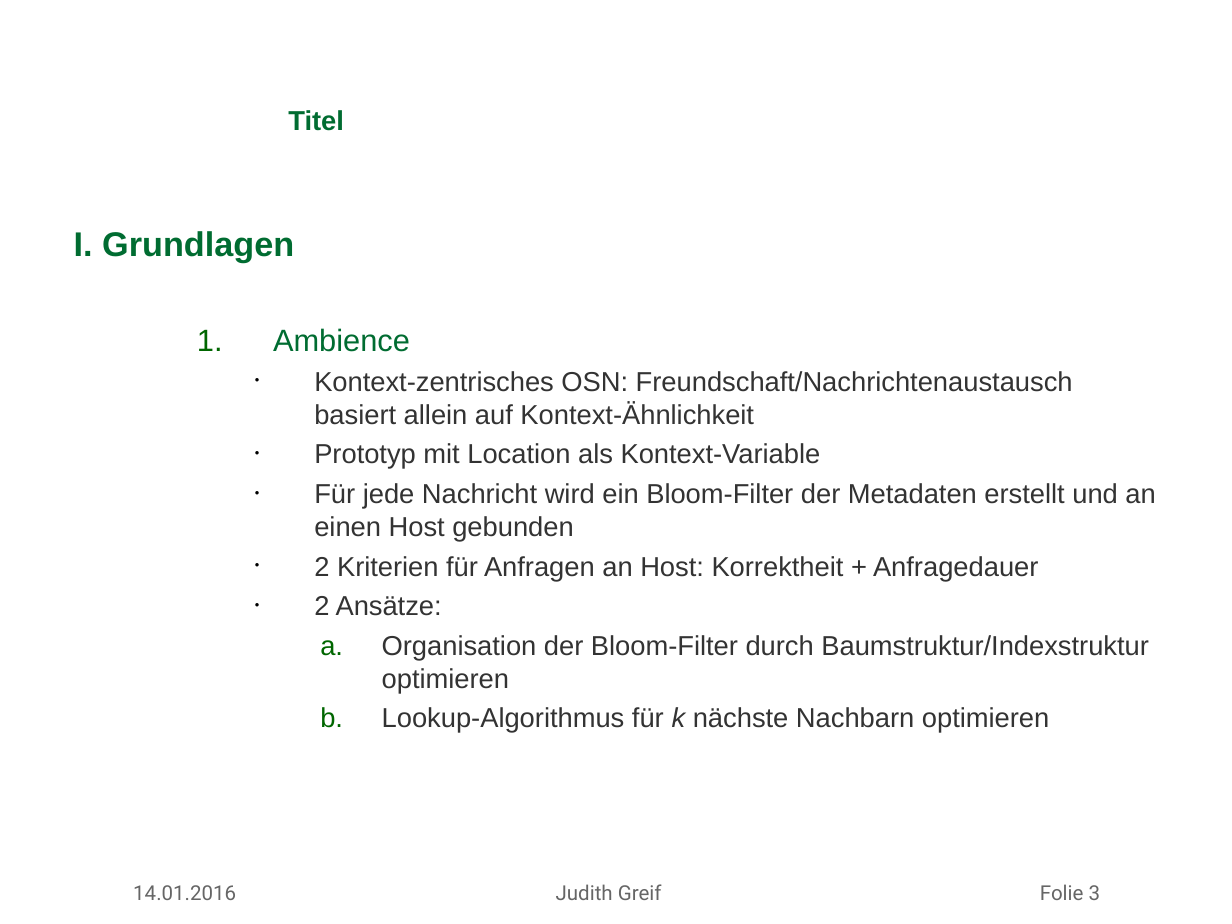
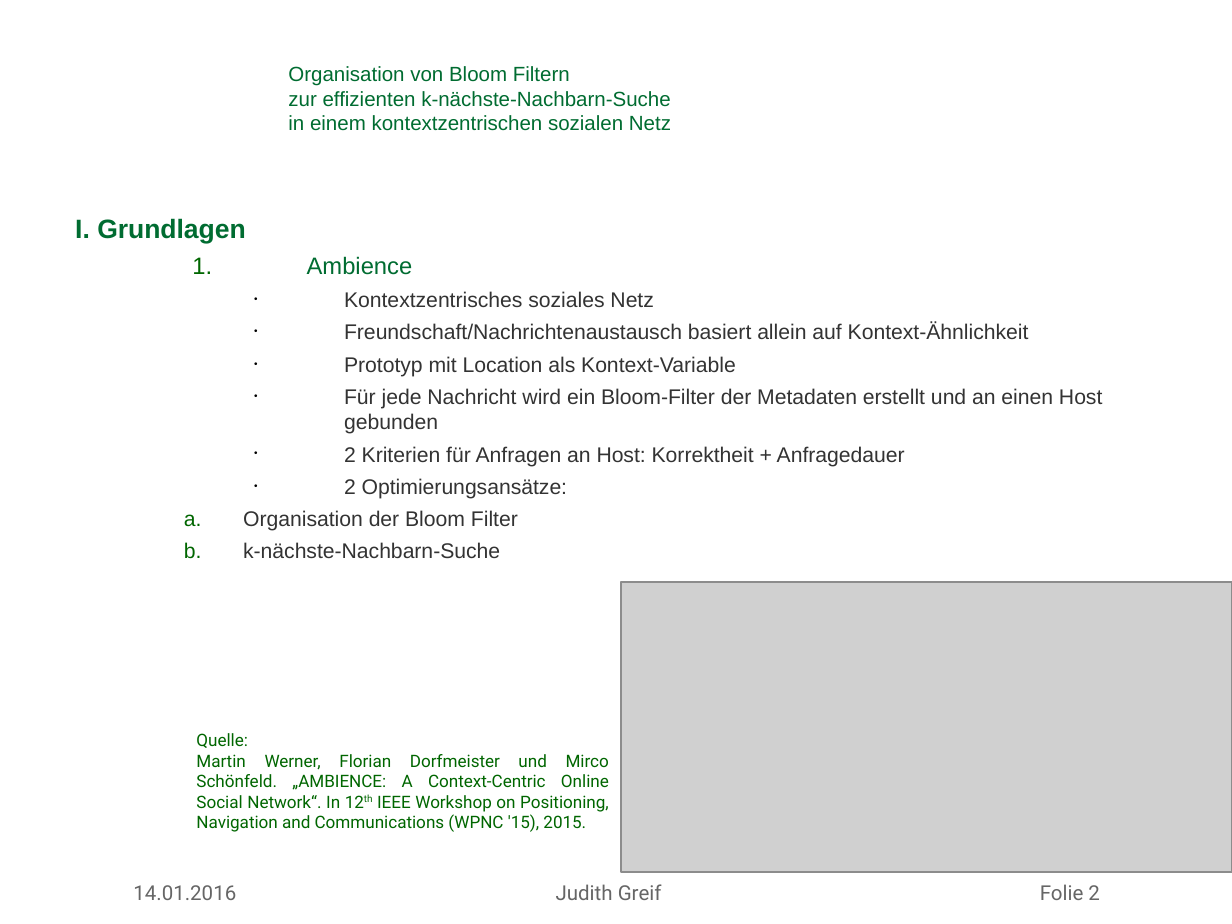
Before and after one commit to missgreenwood/masterarbeit, a slide deck: slide 2 of mdsg_latex_10062012/slides/antrittsvortrag_greif.ppt (slide 3 before the commit). Drawn at 1232x924 pixels with LibreOffice and Linux fonts; fonts in the diff are those of the drawing; grey boxes stand for pictures; background and template pictures are left out. Boxes give left, top, right and bottom in pixels: in the first picture for what was removed or moved away, otherwise in the second. Text is boxed around its words. In the diff, an @@ line names an element or a change of style, - is before the commit and + after.

```diff
--- a/mdsg_latex_10062012/slides/antrittsvortrag_greif.ppt
+++ b/mdsg_latex_10062012/slides/antrittsvortrag_greif.ppt
@@ title at (288,66,671,131): text changed; size 16 to 12 pt; bold off @@
-Titel
+Organisation von Bloom Filtern
+zur effizienten k-nächste-Nachbarn-Suche
+in einem kontextzentrischen sozialen Netz
@@ text "I. Grundlagen": place and size @@
-text "I. Grundlagen" at (74,231,1155,733)
+text "I. Grundlagen" at (75,218,1102,558)
@@ text at (75,218,1102,467): size 20 to 15.5 pt in "I. Grundlagen"; size 18 to 13.9 pt in "Ambience"; size 16 to 12.4 pt in "Prototyp mit Location als Kontext-Variable", "Für jede Nachricht wird ein Bloom-Filter der ...", "2 Kriterien für Anfragen an Host: Korrektheit ..."; alignment justified to left; indent changed @@
@@ text at (344,291,1029,339): text changed; size 16 to 12.4 pt @@
-    • Kontext-zentrisches OSN: Freundschaft/Nachrichtenaustausch basiert allein auf Kontext-Ähnlichkeit
+    • Kontextzentrisches soziales Netz
+    • Freundschaft/Nachrichtenaustausch basiert allein auf Kontext-Ähnlichkeit
@@ text at (243,478,567,558): text changed; size 16 to 12.4 pt @@
-    • 2 Ansätze:
-    a. Organisation der Bloom-Filter durch Baumstruktur/Indexstruktur optimieren
-    b. Lookup-Algorithmus für k nächste Nachbarn optimieren
+    • 2 Optimierungsansätze:
+    a. Organisation der Bloom Filter
+    b. k-nächste-Nachbarn-Suche
@@ picture added at (621,582,1232,871) @@
@@ text added at (196,733,609,832), 10 pt, text #006600 @@
+Quelle:
+Martin Werner, Florian Dorfmeister und Mirco Schönfeld. „AMBIENCE: A Context-Centric Online Social Network“. In 12th IEEE Workshop on Positioning, Navigation and Communications (WPNC '15), 2015.
@@ text at (133,884,1100,900): text changed @@
-14.01.2016 Judith Greif Folie 3
+14.01.2016 Judith Greif Folie 2
```
Also in this commit, not shown: 7 other slides changed, 1 slide added, 1 slide removed, 16 other files.
